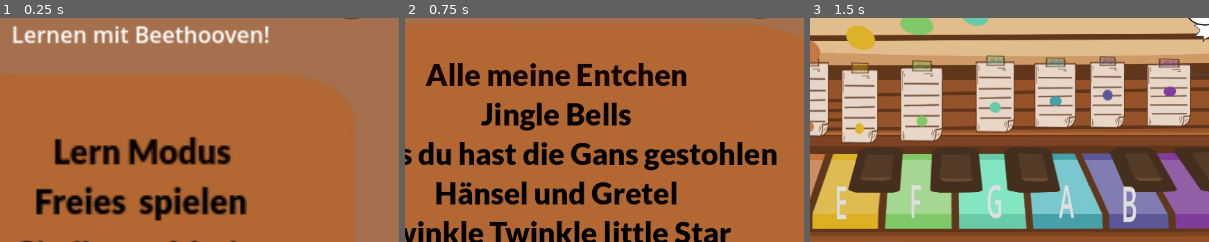
Above: before the commit, frames 1-3 (left to right).
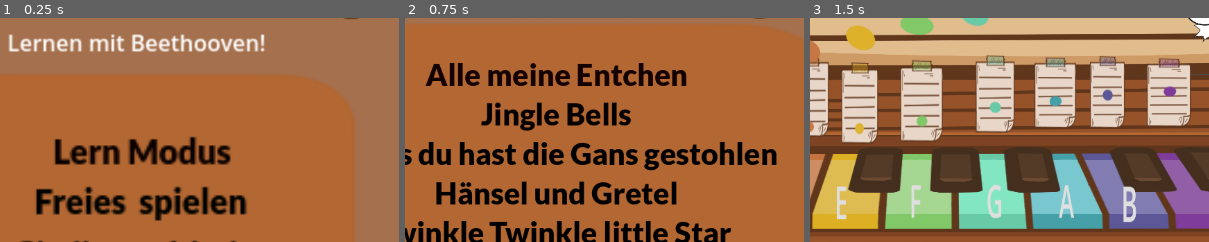
Above: after the commit, the same moments.

Repository: AdamBakashev/PianoABC
Game: Godot game, scene res://MainMenu.tscn
The game is run twice, just before and just after one commit, with the same random seed, the same clock (stepped at 60 frames per second) and the same inputs.
Inputs:
- Up to frame 1 (0.25 s): no input
- Up to frame 2 (0.75 s): click "Lern Modus" at 0.5 s
- Up to frame 3 (1.5 s): click "Alle meine Entchen" at 1.25 s
The pictures show only the part of the screen within x 32-81%, y 20-70%; the shares and areas given below are measured in that part.

The runs differ from the first frame. In frame 1, 4.5% of the frame differs, in the area x 2-68%, y 3-16%; in frame 2, nothing differs; in frame 3, nothing differs.

Commit message:
Musik hinzugefügt

Diff:
--- a/ChallengePlay.tscn
+++ b/ChallengePlay.tscn
@@ -7,6 +7,7 @@
 [ext_resource type="AudioStream" uid="uid://babsbqmb1yjpv" path="res://Sound/piano-note-g4-bright-one-shot_92bpm_G_minor.wav" id="10_msyin"]
 [ext_resource type="Texture2D" uid="uid://dpv4rnl35tgy2" path="res://Bilder/Notenanzeige/Notenanzeige.png" id="11_0x0pc"]
 [ext_resource type="AudioStream" uid="uid://bxkop4hr5bxsc" path="res://Sound/piano-note-f4-bright-one-shot_91bpm_F_minor.wav" id="12_wie2i"]
+[ext_resource type="AudioStream" uid="uid://c4lpaw3weiof7" path="res://Sound/ChallengeModeFailedSound (1) 15.12.02.wav" id="14_iectq"]
 [ext_resource type="AudioStream" uid="uid://dxi8lkofh3t87" path="res://Sound/piano-note-e4-bright-one-shot_81bpm_E_major.wav" id="14_wss86"]
 [ext_resource type="AudioStream" uid="uid://rm54thua6l4l" path="res://Sound/piano-note-d4-bright-one-shot_82bpm_D_major.wav" id="16_0ojr5"]
 [ext_resource type="AudioStream" uid="uid://b8bii54snnxk2" path="res://Sound/piano-note-c4-bright-one-shot_91bpm_C_major.wav" id="18_uc2a5"]
@@ -445,3 +446,6 @@
 theme_override_styles/normal = SubResource("StyleBoxEmpty_cg8r2")
 text = "Starte das Spiel!"
 icon = ExtResource("30_msyin")
+
+[node name="FailSound" type="AudioStreamPlayer" parent="."]
+stream = ExtResource("14_iectq")
--- a/LearnMode.tscn
+++ b/LearnMode.tscn
@@ -1,10 +1,11 @@
-[gd_scene load_steps=12 format=3 uid="uid://cwtjdh0lo2lep"]
+[gd_scene load_steps=13 format=3 uid="uid://cwtjdh0lo2lep"]
 
 [ext_resource type="Script" uid="uid://cale2t3bvt52q" path="res://Skripte/learn_mode.gd" id="1_im8dy"]
 [ext_resource type="Texture2D" uid="uid://qybfpsj2pw0c" path="res://Bilder/hintergrund/Hintergrund.png" id="2_kuh7n"]
 [ext_resource type="FontFile" uid="uid://gwac28susx48" path="res://fonts/Lato/Lato-Black.ttf" id="2_u3gn0"]
 [ext_resource type="Texture2D" uid="uid://dtwo4ymiq1x1v" path="res://Bilder/Icon/IconStartseite.png" id="4_qak4o"]
 [ext_resource type="Texture2D" uid="uid://bwvrywgvqle6f" path="res://Bilder/Icon/IconMenüLeisteEingeklappt.png" id="5_ma8qk"]
+[ext_resource type="AudioStream" uid="uid://dvupwbhbd46gx" path="res://Sound/ButtonPressed.ogg" id="6_ma8qk"]
 
 [sub_resource type="StyleBoxFlat" id="StyleBoxFlat_kuh7n"]
 bg_color = Color(0.6, 0.6, 0.6, 0)
@@ -121,3 +122,7 @@
 position = Vector2(607, 310.363)
 scale = Vector2(3.8801, 2.07711)
 texture = ExtResource("5_ma8qk")
+
+[node name="ButtonClickSound" type="AudioStreamPlayer" parent="."]
+stream = ExtResource("6_ma8qk")
+volume_db = 2.342
--- a/MainMenu.tscn
+++ b/MainMenu.tscn
@@ -8,6 +8,7 @@
 [ext_resource type="Texture2D" uid="uid://cb7a2h8vipaqe" path="res://Bilder/Projekt Klavierspiel/Icon/IconStartseite.png" id="5_iwfq2"]
 [ext_resource type="Texture2D" uid="uid://bwvrywgvqle6f" path="res://Bilder/Icon/IconMenüLeisteEingeklappt.png" id="7_cqjrg"]
 [ext_resource type="Texture2D" uid="uid://ccky1b14v5cjv" path="res://Bilder/Icon/IconEinstellungen.png" id="8_e2xy7"]
+[ext_resource type="AudioStream" uid="uid://dvupwbhbd46gx" path="res://Sound/ButtonPressed.ogg" id="9_fimr5"]
 
 [sub_resource type="StyleBoxFlat" id="StyleBoxFlat_qoqlk"]
 bg_color = Color(0.6, 0.6, 0.6, 0)
@@ -139,10 +140,13 @@
 theme_override_styles/normal = SubResource("StyleBoxFlat_e2xy7")
 icon = ExtResource("8_e2xy7")
 
+[node name="ButtonClickSound" type="AudioStreamPlayer" parent="."]
+stream = ExtResource("9_fimr5")
+
 [node name="Label2" type="Label" parent="."]
 layout_mode = 0
-offset_left = 192.0
-offset_top = 55.5
-offset_right = 379.0
-offset_bottom = 78.5
+offset_left = 189.0
+offset_top = 62.0
+offset_right = 376.0
+offset_bottom = 85.0
 text = "Lernen mit Beethooven!"
--- /dev/null
+++ b/Skripte/MenuMusicManager.gd
@@ -0,0 +1,14 @@
+extends Node
+
+var music_player: AudioStreamPlayer
+
+func _ready():
+	music_player = AudioStreamPlayer.new()
+	add_child(music_player)
+
+	var stream = preload("res://Sound/MenuMusik-15.12.48.ogg") as AudioStreamOggVorbis
+	stream.loop = true  # Hier ist das Looping korrekt
+	music_player.stream = stream
+
+	music_player.volume_db = -6
+	music_player.play()
--- a/Skripte/challengePlay.gd
+++ b/Skripte/challengePlay.gd
@@ -4,6 +4,7 @@
 @onready var level_label: Label = $LevelLabel
 @onready var ready_button: Button = $ReadyButton
 @onready var zurueck_button: Button = $ZurueckButton
+@onready var fail_sound: AudioStreamPlayer = $FailSound  # <-- Hinzugefügt
 
 @onready var key_notes := {
 	"C": $Key_C/AudioStreamPlayer,
@@ -36,6 +37,9 @@
 
 	update_level_label()
 	start_level()
+
+	if MenuMusic.music_player.playing:
+		MenuMusic.music_player.stop()
 
 func update_level_label():
 	level_label.text = "Aktuelles Level: %d" % (current_level + 1)
@@ -74,7 +78,8 @@
 	var expected_note = song[current_note_index]
 
 	if note != expected_note:
-		sprechblase.text = "❌Falsch!Zurück zu Level 1"
+		fail_sound.play()  # <-- Fehlersound abspielen
+		sprechblase.text = "❌Falsch! Zurück zu Level 1"
 		player_input_enabled = false
 		current_level = 0
 		await get_tree().create_timer(2.0).timeout
@@ -105,8 +110,6 @@
 func _on_zurueck_pressed():
 	get_tree().change_scene_to_file("res://ChallengeMode.tscn")
 
-
-
 func generate_melodic_sequence(length: int) -> Array:
 	var melody := []
 	var index = randi() % note_names.size()
@@ -123,7 +126,6 @@
 			last_note = current_note
 
 		if repeat_count > 3:
-			# Erzwinge Wechsel
 			var step = 1 if randi() % 2 == 0 else -1
 			index = clamp(index + step, 0, note_names.size() - 1)
 			current_note = note_names[index]
@@ -132,7 +134,6 @@
 
 		melody.append(current_note)
 
-		# Normale Bewegung, leichte Tendenz nach oben
 		var step = [ -1, 1, 1, 0, 1 ][randi() % 5]
 		index = clamp(index + step, 0, note_names.size() - 1)
 
--- a/Skripte/challenge_mode.gd
+++ b/Skripte/challenge_mode.gd
@@ -3,6 +3,10 @@
 func _ready() -> void:
 	$ZurückZumHauptmenü.connect("pressed", Callable(self, "_on_back_pressed"))
 	$SpielenButton.connect("pressed", Callable(self, "_on_spielen_pressed"))
+
+	if not MenuMusic.music_player.playing:
+		MenuMusic.music_player.play()
+
 
 func _on_back_pressed():
 	get_tree().change_scene_to_file("res://MainMenu.tscn")
--- a/Skripte/free_play.gd
+++ b/Skripte/free_play.gd
@@ -4,6 +4,9 @@
 	$ZurückZumHauptmenü.connect("pressed", Callable(self, "_on_back_pressed"))
 	$SpielenButton.connect("pressed", Callable(self, "_on_spielen_pressed"))
 
+	if not MenuMusic.music_player.playing:
+		MenuMusic.music_player.play()
+
 func _on_back_pressed():
 	get_tree().change_scene_to_file("res://MainMenu.tscn")
 
--- a/Skripte/freeplaykeyboard.gd
+++ b/Skripte/freeplaykeyboard.gd
@@ -1,29 +1,31 @@
 extends Control
+
+@onready var key_notes = {
+	"Key_C": $Key_C/AudioStreamPlayer,
+	"Key_D": $Key_D/AudioStreamPlayer,
+	"Key_E": $Key_E/AudioStreamPlayer,
+	"Key_F": $Key_F/AudioStreamPlayer,
+	"Key_G": $Key_G/AudioStreamPlayer,
+	"Key_A": $Key_A/AudioStreamPlayer,
+	"Key_B": $Key_B/AudioStreamPlayer
+}
 
 @onready var zurueck_button: Button = $ZurueckButton
 
-@onready var key_notes := {
-	"C": $Key_C/AudioStreamPlayer,
-	"D": $Key_D/AudioStreamPlayer,
-	"E": $Key_E/AudioStreamPlayer,
-	"F": $Key_F/AudioStreamPlayer,
-	"G": $Key_G/AudioStreamPlayer,
-	"A": $Key_A/AudioStreamPlayer,
-	"B": $Key_B/AudioStreamPlayer
-}
-
-var note_names = ["C", "D", "E", "F", "G", "A", "B"]
-
 func _ready():
+	for key in key_notes.keys():
+		var button = get_node(key)
+		button.pressed.connect(_on_key_pressed.bind(key))
 	zurueck_button.pressed.connect(_on_zurueck_pressed)
 
-func highlight_button(button):
-	button.add_theme_color_override("button_color", Color(1, 1, 0.3))
-	button.add_theme_color_override("font_color", Color.BLACK)
+	if MenuMusic.music_player.playing:
+		MenuMusic.music_player.stop()
 
-func reset_button_style(button):
-	button.remove_theme_color_override("button_color")
-	button.remove_theme_color_override("font_color")
+func _on_key_pressed(key_name):
+	var player = key_notes[key_name]
+	if player.playing:
+		player.stop()
+	player.play()
 
 func _on_zurueck_pressed():
 	get_tree().change_scene_to_file("res://FreePlay.tscn")
--- a/Skripte/learn_mode.gd
+++ b/Skripte/learn_mode.gd
@@ -1,4 +1,12 @@
 extends Control
+
+
+@onready var click_sound: AudioStreamPlayer = $ButtonClickSound
+
+func _on_learn_mode_pressed():
+	click_sound.play()
+	get_tree().change_scene_to_file("res://LearnMode.tscn")
+
 
 func _ready():
 	$VBoxContainer/Button.connect("pressed", Callable(self, "_on_entchen_pressed"))
@@ -7,6 +15,9 @@
 	$VBoxContainer/Button4.connect("pressed", Callable(self, "_on_haenschen_pressed"))
 	$VBoxContainer/Button5.connect("pressed", Callable(self, "_on_twinkle_pressed"))
 	$ZurückZumHauptmenü.connect("pressed", Callable(self, "_on_back_pressed"))
+
+	if not MenuMusic.music_player.playing:
+		MenuMusic.music_player.play()
 
 func _on_entchen_pressed():
 	get_tree().change_scene_to_file("res://Songs/AlleMeineEntchen.tscn")
--- a/Skripte/main_menu.gd
+++ b/Skripte/main_menu.gd
@@ -1,4 +1,8 @@
 extends Control
+
+@onready var click_sound: AudioStreamPlayer = $ButtonClickSound
+
+
 
 func _ready():
 	$VBoxContainer/LearnModeButton.pressed.connect(_on_learn_mode_pressed)
@@ -6,6 +10,9 @@
 	$VBoxContainer/ChallengeButton.pressed.connect(_on_challenge_pressed)
 	$EinstellungButton.connect("pressed", Callable(self, "_on_einstellung_pressed"))
 
+	# Musik starten, falls noch nicht spielend
+	if not MenuMusic.music_player.playing:
+		MenuMusic.music_player.play()
 
 func _on_learn_mode_pressed():
 	get_tree().change_scene_to_file("res://LearnMode.tscn")
--- a/Songs/FuchsGans.gd
+++ b/Songs/FuchsGans.gd
@@ -35,6 +35,9 @@
 	_update_highlighted_key()
 
 	zurueck_button.pressed.connect(_on_zurueck_pressed)
+
+	if MenuMusic.music_player.playing:
+		MenuMusic.music_player.stop()
 
 func _on_key_pressed(key_name):
 	var expected_note = song_notes[current_note_index]
--- a/Songs/HaenschenKlein.tscn
+++ b/Songs/HaenschenKlein.tscn
@@ -232,10 +232,10 @@
 
 [node name="TextureRect3" type="TextureRect" parent="."]
 layout_mode = 0
-offset_left = 893.0
-offset_top = 58.0
-offset_right = 1087.0
-offset_bottom = 257.0
+offset_left = 892.0
+offset_top = 66.0
+offset_right = 1086.0
+offset_bottom = 265.0
 texture = ExtResource("4_frmgl")
 expand_mode = 1
 
@@ -479,10 +479,10 @@
 
 [node name="Sprechblase" type="Label" parent="."]
 layout_mode = 0
-offset_left = 846.0
-offset_top = 23.0
-offset_right = 994.0
-offset_bottom = 93.0
+offset_left = 851.0
+offset_top = 29.0
+offset_right = 999.0
+offset_bottom = 99.0
 theme_override_colors/font_color = Color(0.027451, 0, 0, 1)
 theme_override_font_sizes/font_size = 25
 horizontal_alignment = 3
--- a/Songs/HänselUndGretel.gd
+++ b/Songs/HänselUndGretel.gd
@@ -32,6 +32,9 @@
 	_update_highlighted_key()
 
 	zurueck_button.pressed.connect(_on_zurueck_pressed)
+
+	if MenuMusic.music_player.playing:
+		MenuMusic.music_player.stop()
 
 func _on_key_pressed(key_name):
 	var expected_note = song_notes[current_note_index]
@@ -70,11 +73,13 @@
 	button.remove_theme_color_override("font_color")
 	button.remove_theme_color_override("button_color")
 
+
 func show_congratulations():
 	var popup = AcceptDialog.new()
 	popup.dialog_text = "🎉 Super! Du hast 'Hänsel und Gretel' gespielt!"
 	add_child(popup)
 	popup.popup_centered()
 
+
 func _on_zurueck_pressed():
 	get_tree().change_scene_to_file("res://LearnMode.tscn")
--- a/Songs/JingleBells.gd
+++ b/Songs/JingleBells.gd
@@ -32,6 +32,9 @@
 	_update_highlighted_key()
 
 	zurueck_button.pressed.connect(_on_zurueck_pressed)
+
+	if MenuMusic.music_player.playing:
+		MenuMusic.music_player.stop()
 
 func _on_key_pressed(key_name):
 	var expected_note = song_notes[current_note_index]
--- a/Songs/alleMeineEntchen.gd
+++ b/Songs/alleMeineEntchen.gd
@@ -32,6 +32,9 @@
 	_update_highlighted_key()
 
 	zurueck_button.pressed.connect(_on_zurueck_pressed)
+
+	if MenuMusic.music_player.playing:
+		MenuMusic.music_player.stop()
 
 func _on_key_pressed(key_name):
 	var expected_note = song_notes[current_note_index]
--- a/Songs/twinkleStar.gd
+++ b/Songs/twinkleStar.gd
@@ -31,6 +31,9 @@
 	_update_highlighted_key()
 
 	zurueck_button.pressed.connect(_on_zurueck_pressed)
+
+	if MenuMusic.music_player.playing:
+		MenuMusic.music_player.stop()
 
 func _on_key_pressed(key_name):
 	var expected_note = song_notes[current_note_index]
--- a/project.godot
+++ b/project.godot
@@ -13,3 +13,7 @@
 config/name="PianoABC"
 run/main_scene="uid://cdv7cm58lc4u3"
 config/features=PackedStringArray("4.4", "Forward Plus")
+
+[autoload]
+
+MenuMusic="*res://Skripte/MenuMusicManager.gd"
Not shown: 1 places in ChallengePlay.tscn that only renumber resources
Not shown: 1 places in MainMenu.tscn that only renumber resources
Not shown, added: Skripte/MenuMusicManager.gd.uid
Not shown, added: Sound/ButtonPressed.ogg.import
Not shown, added: Sound/ChallengeModeFailedSound (1) 15.12.02.wav.import
Not shown, added: Sound/MenuMusik 15.12.48.wav.import
Not shown, added: Sound/MenuMusik-15.12.48.ogg.import
Not shown, added: Sound/ButtonPressed.ogg
Not shown, added: Sound/ChallengeModeFailedSound (1) 15.12.02.wav
Not shown, added: Sound/MenuMusik 15.12.48.wav
Not shown, added: Sound/MenuMusik-15.12.48.ogg
